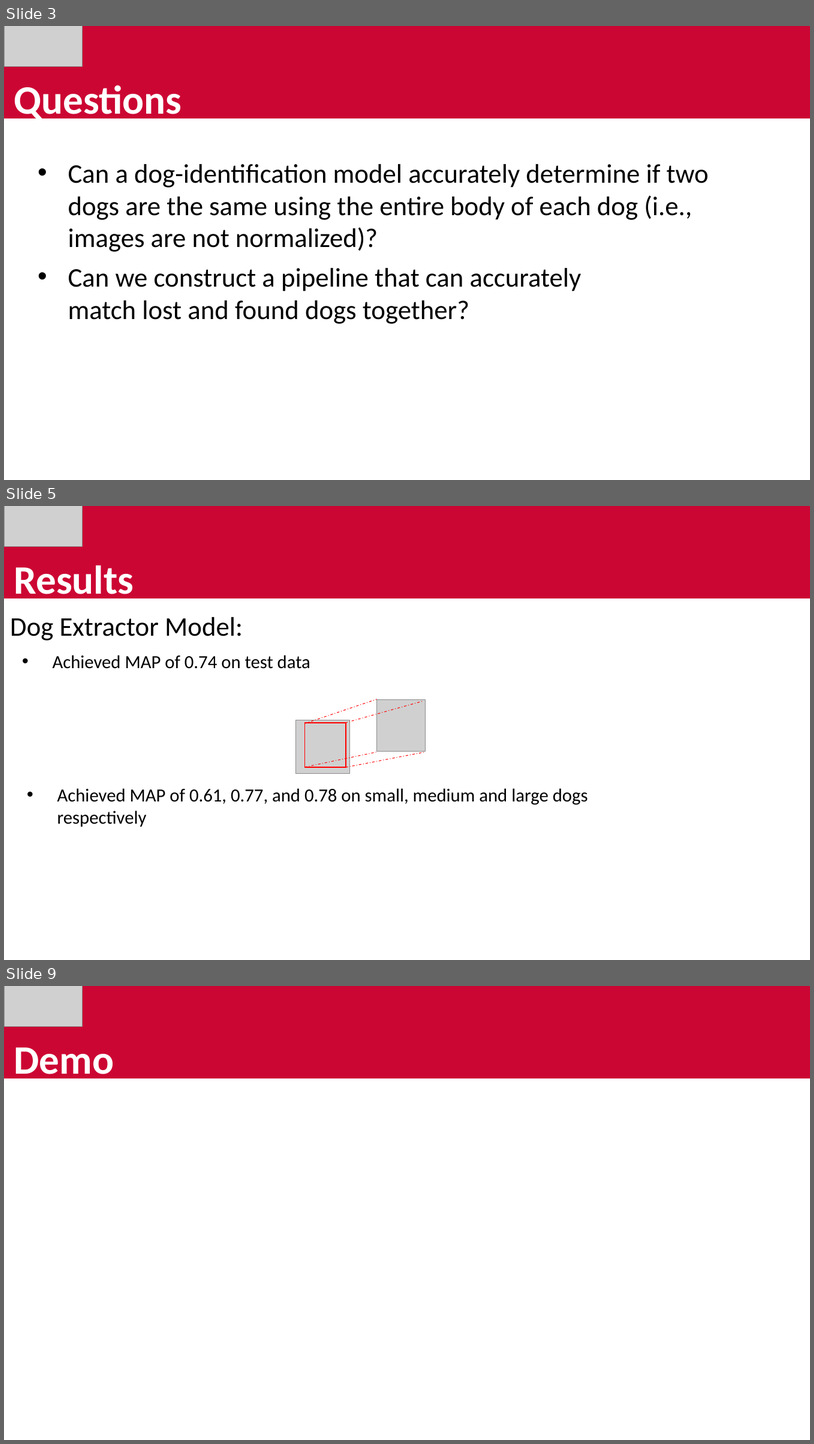
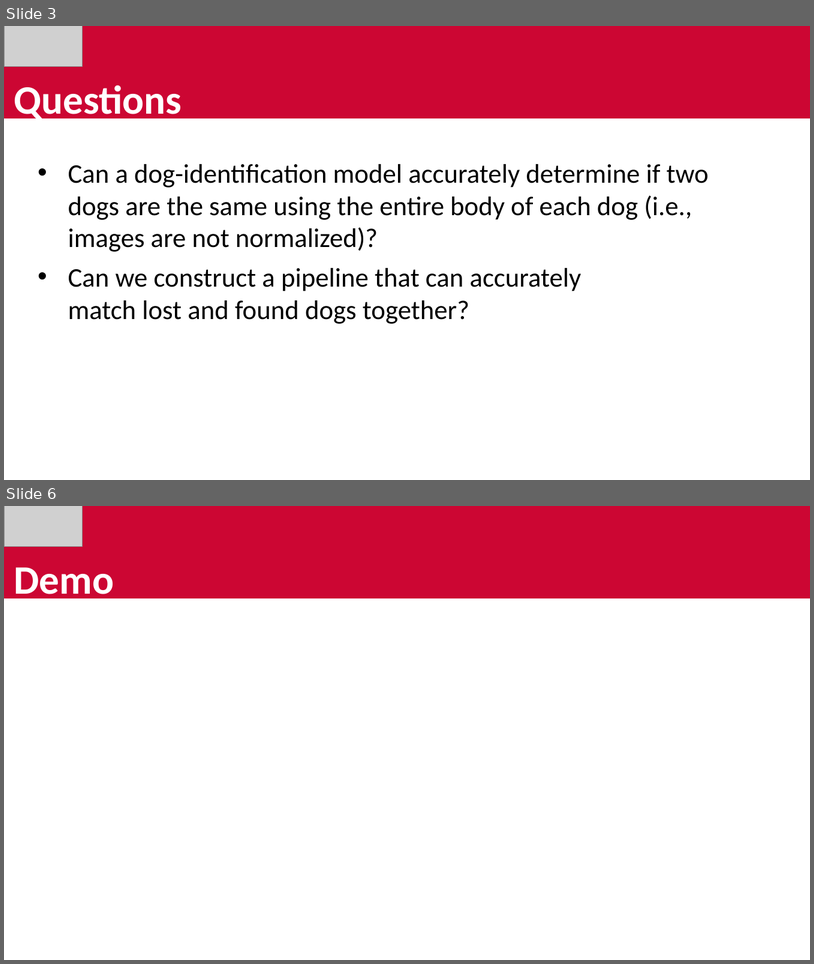
Before and after one commit to avickars/Dog-Application, a slide deck: final_presentation.pptx. Shown one above the other, each under a label of ours: slides 3, 5 and 9 before the commit, slides 3 and 6 after it; the slides between them are not shown. The pictures are 814x1444 and 814x964 pixels, drawn with LibreOffice and Linux fonts; fonts in the diff are those of the drawing; grey boxes stand for pictures. Boxes give left, top, right and bottom in pixels: in the first picture for what was removed or moved away, otherwise in the second. Text is boxed around its words. In the diff, an @@ line names an element or a change of style, - is before the commit and + after.

```diff
--- a/final_presentation.pptx
+++ b/final_presentation.pptx
@@ slide 5 removed at (x1=4, y1=506, x2=810, y2=960), background #FFFFFF @@
@@ rectangle removed at (x1=4, y1=506, x2=810, y2=598) @@
@@ picture removed at (x1=4, y1=506, x2=83, y2=546) @@
@@ text removed at (x1=14, y1=565, x2=134, y2=603) @@
-Results
@@ text removed at (x1=10, y1=617, x2=243, y2=640) @@
-Dog Extractor Model:
@@ text removed at (x1=53, y1=655, x2=311, y2=669) @@
-• Achieved MAP of 0.74 on test data
@@ line removed from (305, 723) to (377, 699) @@
@@ line removed from (345, 723) to (423, 701) @@
@@ picture removed at (x1=377, y1=700, x2=426, y2=751) @@
@@ picture removed at (x1=296, y1=720, x2=350, y2=774) @@
@@ rectangle removed at (x1=305, y1=723, x2=346, y2=768) @@
@@ line removed from (305, 767) to (377, 751) @@
@@ line removed from (346, 768) to (426, 751) @@
@@ text removed at (x1=57, y1=788, x2=588, y2=826) @@
-• Achieved MAP of 0.61, 0.77, and 0.78 on small, medium and large dogs respectively
@@ what was slide 9 is now slide 6 @@
```
Also in this commit, not shown: 3 slides changed, 1 slide added, 2 other slides removed, 7 other files.
